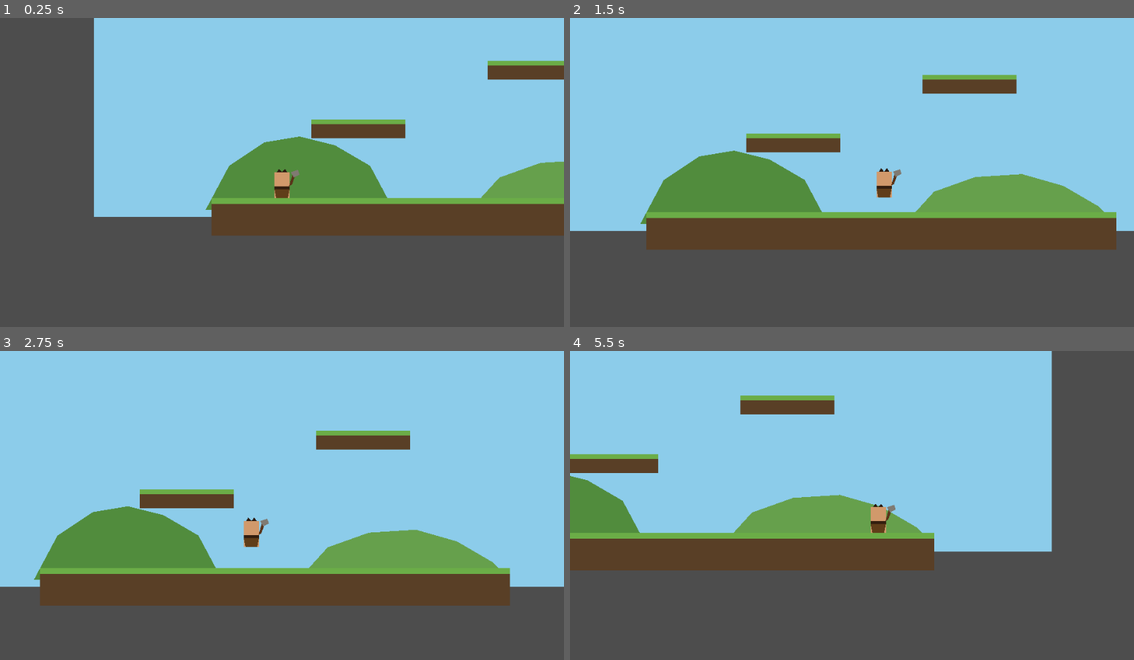
Above: before the commit, frames 1-4 (two rows, left to right).
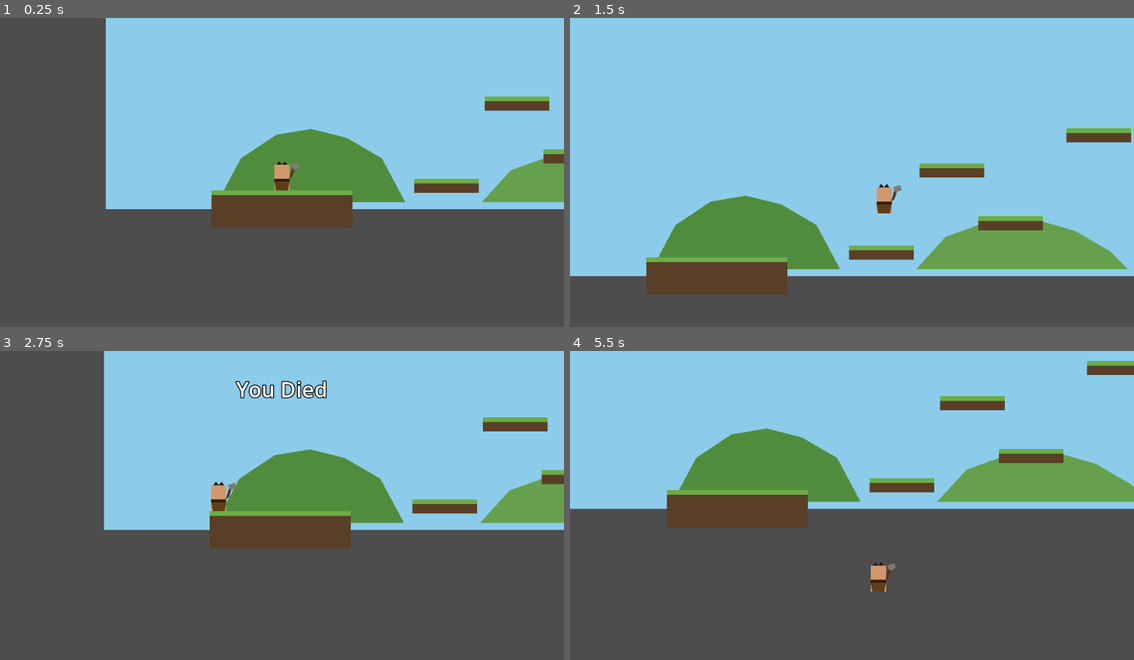
Above: after the commit, the same moments.

Repository: BrettSaley/Godot-platformer
Game: Godot game, scene res://scenes/Main.tscn
The game is run twice, just before and just after one commit, with the same random seed, the same clock (stepped at 60 frames per second) and the same inputs.
Inputs:
- Up to frame 1 (0.25 s): no input
- Up to frame 2 (1.5 s): tap Enter (ui_accept) at 0.5 s; hold D (move_right) from 0.53 s (still down); tap W (jump) at 0.6, 0.77, 1.07, 1.35 s
- Up to frame 3 (2.75 s): tap W (jump) at 1.52, 1.82, 2.1 s; release D (move_right) at 2.03 s; hold A (move_left) from 2.03 s (still down)
- Up to frame 4 (5.5 s): release A (move_left) at 2.78 s; hold D (move_right) 2.78-4.28 s; tap W (jump) at 2.85, 3.02, 3.32, 3.6, 3.77, 4.07, 4.35, 4.52, 4.82, 5.1 s; hold A (move_left) 4.28-5.03 s; hold D (move_right) from 5.03 s (still down)

The runs differ from the first frame. In frame 1, 12% of the frame differs, in the area x 16-100%, y 0-71%; in frame 2, 31%; in frame 3, 47%, in the area x 0-100%, y 0-83%; in frame 4, 36%.

Commit message:
Remove jump combo, add jumping puzzle with star goal and death/respawn
- Player: reverted to a single fixed (larger) jump height, no more
  escalating combo.
- Level: replaced the flat ground with a small starting platform and
  a chain of floating platforms leading up to a star; missing a jump
  now means falling into open air instead of a solid floor.
- Added Main.gd: falling below the level shows "You Died" and
  respawns the player at the start; touching the star shows
  "Star Collected!" and does the same.

Co-Authored-By: Claude Sonnet 5 <noreply@anthropic.com>

Diff:
--- a/scenes/Main.tscn
+++ b/scenes/Main.tscn
@@ -1,18 +1,26 @@
-[gd_scene load_steps=4 format=3]
+[gd_scene load_steps=7 format=3]
 
 [ext_resource type="PackedScene" path="res://scenes/Player.tscn" id="1_player"]
+[ext_resource type="Script" path="res://scripts/main.gd" id="2_main"]
 
-[sub_resource type="RectangleShape2D" id="RectangleShape2D_ground"]
-size = Vector2(800, 64)
+[sub_resource type="RectangleShape2D" id="RectangleShape2D_start"]
+size = Vector2(240, 64)
 
 [sub_resource type="RectangleShape2D" id="RectangleShape2D_platform"]
-size = Vector2(160, 32)
+size = Vector2(110, 24)
+
+[sub_resource type="RectangleShape2D" id="RectangleShape2D_final"]
+size = Vector2(160, 24)
+
+[sub_resource type="CircleShape2D" id="CircleShape2D_star"]
+radius = 14.0
 
 [node name="Main" type="Node2D"]
+script = ExtResource("2_main")
 
 [node name="Sky" type="Polygon2D" parent="."]
 color = Color(0.55, 0.8, 0.92, 1)
-polygon = PackedVector2Array(-200, -400, 1000, -400, 1000, 500, -200, 500)
+polygon = PackedVector2Array(-200, -400, 1250, -400, 1250, 500, -200, 500)
 
 [node name="Hill1" type="Polygon2D" parent="."]
 position = Vector2(150, 468)
@@ -24,47 +32,124 @@
 color = Color(0.4, 0.63, 0.3, 1)
 polygon = PackedVector2Array(-180, 20, -130, -35, -60, -60, 20, -65, 90, -45, 150, -10, 180, 20)
 
-[node name="Ground" type="StaticBody2D" parent="."]
-position = Vector2(400, 500)
+[node name="StartPlatform" type="StaticBody2D" parent="."]
+position = Vector2(100, 500)
 
-[node name="CollisionShape2D" type="CollisionShape2D" parent="Ground"]
-shape = SubResource("RectangleShape2D_ground")
+[node name="CollisionShape2D" type="CollisionShape2D" parent="StartPlatform"]
+shape = SubResource("RectangleShape2D_start")
 
-[node name="Polygon2D" type="Polygon2D" parent="Ground"]
+[node name="Polygon2D" type="Polygon2D" parent="StartPlatform"]
 color = Color(0.35, 0.25, 0.15, 1)
-polygon = PackedVector2Array(-400, -32, 400, -32, 400, 32, -400, 32)
+polygon = PackedVector2Array(-120, -32, 120, -32, 120, 32, -120, 32)
 
-[node name="Grass" type="Polygon2D" parent="Ground"]
+[node name="Grass" type="Polygon2D" parent="StartPlatform"]
 color = Color(0.42, 0.68, 0.28, 1)
-polygon = PackedVector2Array(-400, -32, 400, -32, 400, -22, -400, -22)
+polygon = PackedVector2Array(-120, -32, 120, -32, 120, -24, -120, -24)
 
 [node name="Platform1" type="StaticBody2D" parent="."]
-position = Vector2(250, 350)
+position = Vector2(380, 460)
 
 [node name="CollisionShape2D" type="CollisionShape2D" parent="Platform1"]
 shape = SubResource("RectangleShape2D_platform")
 
 [node name="Polygon2D" type="Polygon2D" parent="Platform1"]
 color = Color(0.35, 0.25, 0.15, 1)
-polygon = PackedVector2Array(-80, -16, 80, -16, 80, 16, -80, 16)
+polygon = PackedVector2Array(-55, -12, 55, -12, 55, 12, -55, 12)
 
 [node name="Grass" type="Polygon2D" parent="Platform1"]
 color = Color(0.42, 0.68, 0.28, 1)
-polygon = PackedVector2Array(-80, -16, 80, -16, 80, -8, -80, -8)
+polygon = PackedVector2Array(-55, -12, 55, -12, 55, -4, -55, -4)
 
 [node name="Platform2" type="StaticBody2D" parent="."]
-position = Vector2(550, 250)
+position = Vector2(600, 410)
 
 [node name="CollisionShape2D" type="CollisionShape2D" parent="Platform2"]
 shape = SubResource("RectangleShape2D_platform")
 
 [node name="Polygon2D" type="Polygon2D" parent="Platform2"]
 color = Color(0.35, 0.25, 0.15, 1)
-polygon = PackedVector2Array(-80, -16, 80, -16, 80, 16, -80, 16)
+polygon = PackedVector2Array(-55, -12, 55, -12, 55, 12, -55, 12)
 
 [node name="Grass" type="Polygon2D" parent="Platform2"]
 color = Color(0.42, 0.68, 0.28, 1)
-polygon = PackedVector2Array(-80, -16, 80, -16, 80, -8, -80, -8)
+polygon = PackedVector2Array(-55, -12, 55, -12, 55, -4, -55, -4)
+
+[node name="Platform3" type="StaticBody2D" parent="."]
+position = Vector2(500, 320)
+
+[node name="CollisionShape2D" type="CollisionShape2D" parent="Platform3"]
+shape = SubResource("RectangleShape2D_platform")
+
+[node name="Polygon2D" type="Polygon2D" parent="Platform3"]
+color = Color(0.35, 0.25, 0.15, 1)
+polygon = PackedVector2Array(-55, -12, 55, -12, 55, 12, -55, 12)
+
+[node name="Grass" type="Polygon2D" parent="Platform3"]
+color = Color(0.42, 0.68, 0.28, 1)
+polygon = PackedVector2Array(-55, -12, 55, -12, 55, -4, -55, -4)
+
+[node name="Platform4" type="StaticBody2D" parent="."]
+position = Vector2(750, 260)
+
+[node name="CollisionShape2D" type="CollisionShape2D" parent="Platform4"]
+shape = SubResource("RectangleShape2D_platform")
+
+[node name="Polygon2D" type="Polygon2D" parent="Platform4"]
+color = Color(0.35, 0.25, 0.15, 1)
+polygon = PackedVector2Array(-55, -12, 55, -12, 55, 12, -55, 12)
+
+[node name="Grass" type="Polygon2D" parent="Platform4"]
+color = Color(0.42, 0.68, 0.28, 1)
+polygon = PackedVector2Array(-55, -12, 55, -12, 55, -4, -55, -4)
+
+[node name="FinalPlatform" type="StaticBody2D" parent="."]
+position = Vector2(980, 200)
+
+[node name="CollisionShape2D" type="CollisionShape2D" parent="FinalPlatform"]
+shape = SubResource("RectangleShape2D_final")
+
+[node name="Polygon2D" type="Polygon2D" parent="FinalPlatform"]
+color = Color(0.35, 0.25, 0.15, 1)
+polygon = PackedVector2Array(-80, -12, 80, -12, 80, 12, -80, 12)
+
+[node name="Grass" type="Polygon2D" parent="FinalPlatform"]
+color = Color(0.42, 0.68, 0.28, 1)
+polygon = PackedVector2Array(-80, -12, 80, -12, 80, -4, -80, -4)
+
+[node name="Star" type="Area2D" parent="."]
+position = Vector2(980, 168)
+
+[node name="CollisionShape2D" type="CollisionShape2D" parent="Star"]
+shape = SubResource("CircleShape2D_star")
+
+[node name="Polygon2D" type="Polygon2D" parent="Star"]
+color = Color(1, 0.85, 0.2, 1)
+polygon = PackedVector2Array(0, -16, 4.11, -5.66, 15.22, -4.94, 6.66, 2.16, 9.4, 12.94, 0, 7, -9.4, 12.94, -6.66, 2.16, -15.22, -4.94, -4.11, -5.66)
+
+[node name="StartPosition" type="Marker2D" parent="."]
+position = Vector2(100, 440)
+
+[node name="UI" type="CanvasLayer" parent="."]
+
+[node name="MessageLabel" type="Label" parent="UI"]
+visible = false
+anchor_left = 0.5
+anchor_right = 0.5
+offset_left = -200.0
+offset_right = 200.0
+offset_top = 40.0
+offset_bottom = 90.0
+grow_horizontal = 2
+theme_override_colors/font_color = Color(1, 1, 1, 1)
+theme_override_colors/font_outline_color = Color(0, 0, 0, 1)
+theme_override_constants/outline_size = 6
+theme_override_font_sizes/font_size = 36
+horizontal_alignment = 1
+text = ""
+
+[node name="MessageTimer" type="Timer" parent="UI"]
+wait_time = 1.5
+one_shot = true
 
 [node name="Player" parent="." instance=ExtResource("1_player")]
-position = Vector2(120, 420)
+position = Vector2(100, 440)
--- /dev/null
+++ b/scripts/main.gd
@@ -0,0 +1,44 @@
+extends Node2D
+
+const KILL_Y = 650.0
+
+@onready var player: CharacterBody2D = $Player
+@onready var start_position: Marker2D = $StartPosition
+@onready var message_label: Label = $UI/MessageLabel
+@onready var message_timer: Timer = $UI/MessageTimer
+
+
+func _ready() -> void:
+	$Star.body_entered.connect(_on_star_body_entered)
+	message_timer.timeout.connect(_on_message_timer_timeout)
+
+
+func _physics_process(_delta: float) -> void:
+	if player.global_position.y > KILL_Y:
+		die()
+
+
+func die() -> void:
+	show_message("You Died")
+	respawn_player()
+
+
+func _on_star_body_entered(body: Node) -> void:
+	if body == player:
+		show_message("Star Collected!")
+		respawn_player()
+
+
+func respawn_player() -> void:
+	player.global_position = start_position.global_position
+	player.velocity = Vector2.ZERO
+
+
+func show_message(text: String) -> void:
+	message_label.text = text
+	message_label.visible = true
+	message_timer.start()
+
+
+func _on_message_timer_timeout() -> void:
+	message_label.visible = false
--- a/scripts/player.gd
+++ b/scripts/player.gd
@@ -1,29 +1,17 @@
 extends CharacterBody2D
 
 const SPEED = 300.0
-const BASE_JUMP_VELOCITY = -400.0
-const JUMP_VELOCITY_INCREMENT = -40.0
-const MAX_JUMP_COMBO = 5
-const JUMP_COMBO_RESET_TIME = 2.0
-
-var jump_combo := 0
-var time_since_last_jump := JUMP_COMBO_RESET_TIME + 1.0
+const JUMP_VELOCITY = -550.0
 
 func _physics_process(delta: float) -> void:
 	if not is_on_floor():
 		velocity.y += ProjectSettings.get_setting("physics/2d/default_gravity") * delta
 
-	time_since_last_jump += delta
-
 	var jump_pressed := Input.is_action_just_pressed("ui_up") \
 		or Input.is_action_just_pressed("ui_accept") \
 		or Input.is_action_just_pressed("jump")
 	if jump_pressed and is_on_floor():
-		if time_since_last_jump > JUMP_COMBO_RESET_TIME:
-			jump_combo = 0
-		jump_combo = mini(jump_combo + 1, MAX_JUMP_COMBO)
-		velocity.y = BASE_JUMP_VELOCITY + JUMP_VELOCITY_INCREMENT * (jump_combo - 1)
-		time_since_last_jump = 0.0
+		velocity.y = JUMP_VELOCITY
 
 	var direction := clampf(Input.get_axis("ui_left", "ui_right") + Input.get_axis("move_left", "move_right"), -1.0, 1.0)
 	if direction:
